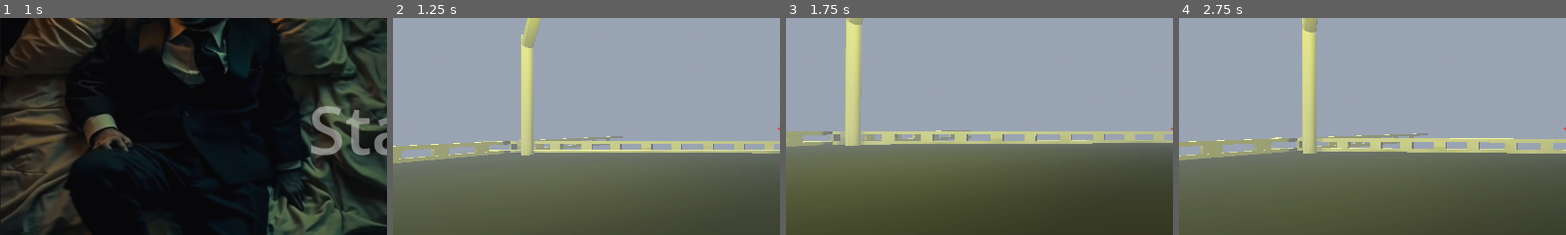
Above: before the commit, frames 1-4 (left to right).
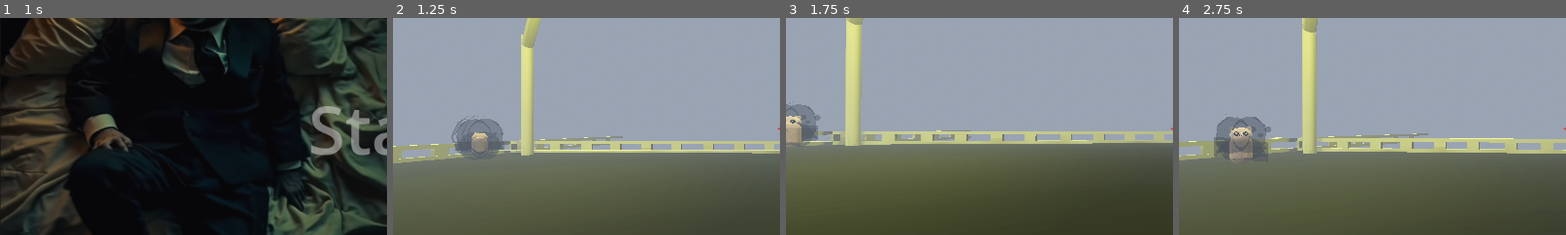
Above: after the commit, the same moments.

Repository: DylanFrenzy/The-Trials-and-Tribulations-of-Tim-Cheese
Game: Godot game, scene res://scenes/hud/start_screen.tscn
The game is run twice, just before and just after one commit, with the same random seed, the same clock (stepped at 60 frames per second) and the same inputs. Sound files missing from this copy of the repository are replaced by a short silence.
Inputs (mouse positions are % of the whole screen's width and height, from its top left):
- Up to frame 1 (1 s): click "Start" at 0.5 s
- Up to frame 2 (1.25 s): no input
- Up to frame 3 (1.75 s): move the mouse to (55, 50) at 1.27 s; hold W (move_forward) from 1.28 s (still down); hold Mouse wheel up (change_weapon_scroll) from 1.28 s (still down); tap Space (jump) at 1.52 s
- Up to frame 4 (2.75 s): keep holding W (move_forward); move the mouse to (45, 50) at 2.02 s; release Mouse wheel up (change_weapon_scroll) at 2.03 s; tap 1 (pistol_switch) at 2.1 s; tap Space (jump) at 2.27 s
The pictures show only the part of the screen within x 0-50%, y 24-74%; the shares and areas given below are measured in that part.

Frame 1 is identical in both runs. In frame 2, 2.0% of the frame differs, in the area x 15-29%, y 45-65%; in frame 3, 1.2%; in frame 4, 2.3%, in the area x 9-24%, y 44-67%.

Commit message:
enemy path

Diff:
--- a/3d-project/scenes/main.tscn
+++ b/3d-project/scenes/main.tscn
@@ -58,10 +58,10 @@
 [sub_resource type="Curve3D" id="Curve3D_tefeu"]
 closed = true
 _data = {
-"points": PackedVector3Array(0, 0, 0, 0, 0, 0, 28.6914, 2.77133, -30.8169, 0, 0, 0, 0, 0, 0, 28.2655, 2.62934, 28.306, 0, 0, 0, 0, 0, 0, -27.6763, 2.06141, 28.1958, 0, 0, 0, 0, 0, 0, -28.9541, 2.06141, -29.8231),
-"tilts": PackedFloat32Array(0, 0, 0, 0)
+"points": PackedVector3Array(0, 0, 0, 0, 0, 0, -27.265, 2, -28.333, 0, 2, 0, 0, 0, 0, -28.093, 2, 22.51, 0, 0, 0, 0, 0, 0, 29.208, 2, 23.006, 0, 0, 0, 0, 0, 0, 28.712, 2, 8.102, 0, 0, 0, 0, 0, 0, 9.666, 2, 6.611, 0, 0, 0, 0, 0, 0, 9.17, 2, -28.498),
+"tilts": PackedFloat32Array(0, 0, 0, 0, 0, 0)
 }
-point_count = 4
+point_count = 6
 
 [node name="Node3D" type="Node3D"]
 script = ExtResource("1_o6xl0")
@@ -124,6 +124,6 @@
 curve = SubResource("Curve3D_tefeu")
 
 [node name="PathFollow3D" type="PathFollow3D" parent="EnemySpawnPath"]
-transform = Transform3D(-0.999963, -1.73017e-05, 0.00720452, 1.81897e-12, 0.999984, 0.00240147, -0.00720454, 0.00240141, -0.99996, 28.6914, 2.77133, -30.8169)
+transform = Transform3D(-0.999848, 0, 0.0162828, 0, 0.999982, 0, -0.0162829, 0, -0.999843, -27.265, 2, -28.333)
 
 [node name="hud" parent="." instance=ExtResource("2_o6xl0")]
